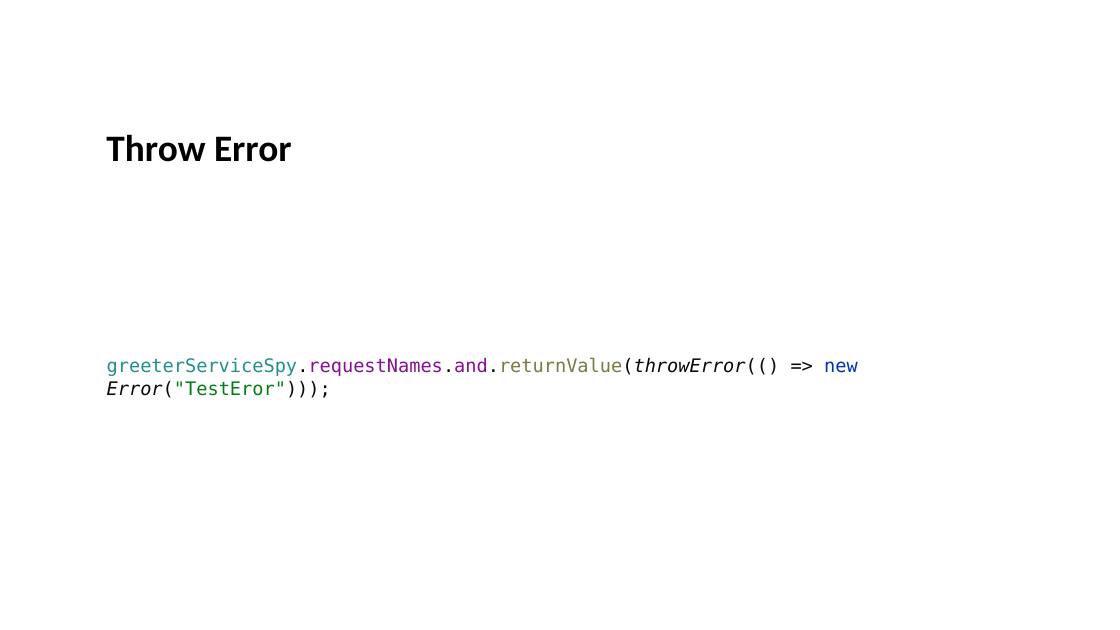
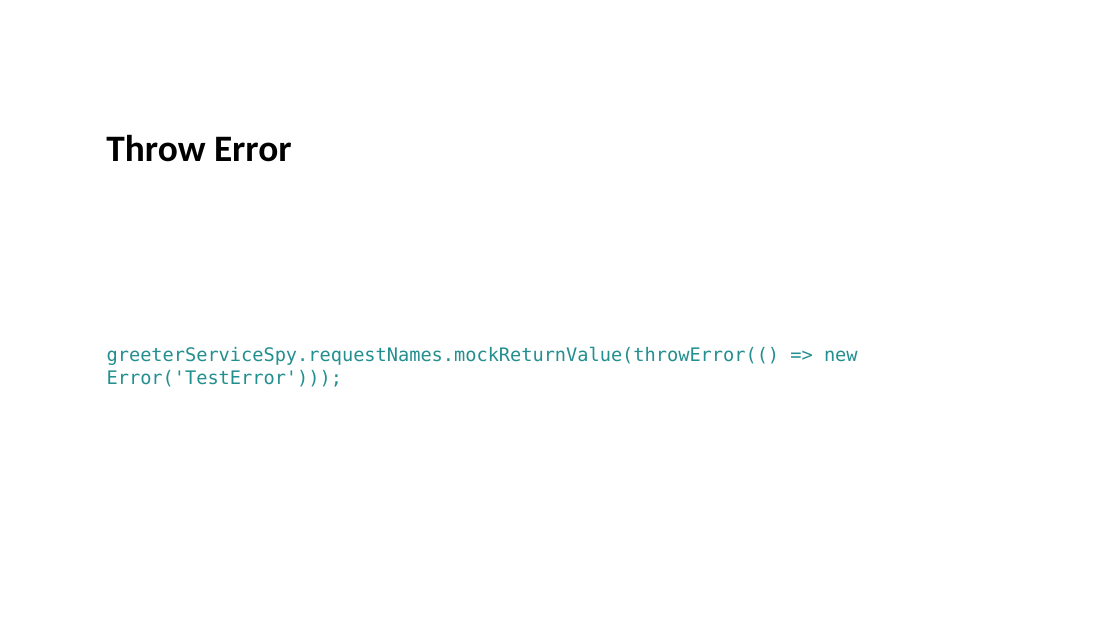
Before and after one commit to goetzingert/angular, a slide deck: slide 22 of Testing_angular21.pptx (slide 21 before the commit). Drawn at 1120x630 pixels with LibreOffice and Linux fonts; fonts in the diff are those of the drawing. Boxes give left, top, right and bottom in pixels: in the first picture for what was removed or moved away, otherwise in the second. Text is boxed around its words. In the diff, an @@ line names an element or a change of style, - is before the commit and + after.

```diff
--- a/Testing_angular21.pptx
+++ b/Testing_angular21.pptx
@@ text at (107,346,858,387): text changed; text colour #080808 to #248F8F @@
-greeterServiceSpy.requestNames.and.returnValue(throwError(() => new Error("TestEror")));
+greeterServiceSpy.requestNames.mockReturnValue(throwError(() => new Error('TestError')));
```
Also in this commit, not shown: 12 other slides changed, 1 slide added, 4 other files.
